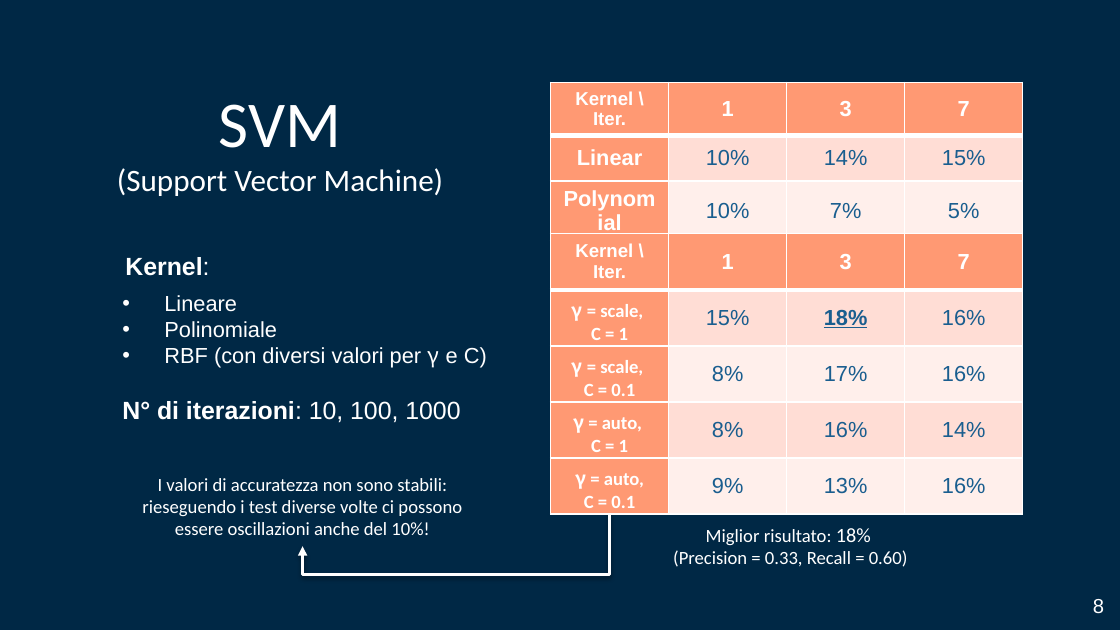
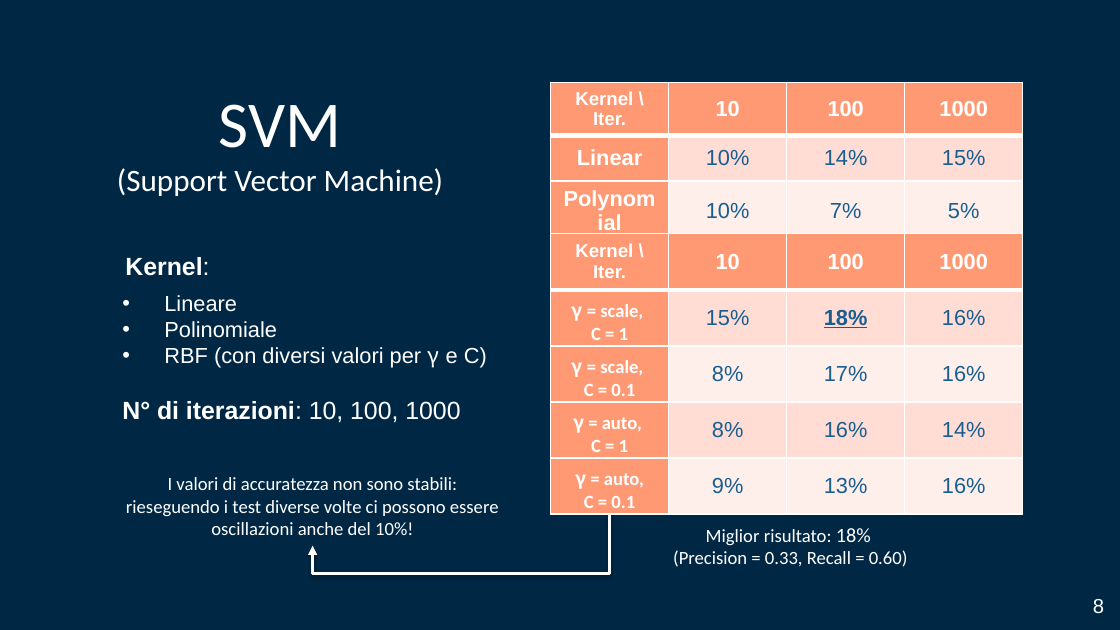
Before and after one commit to alessiabodini/FoodRecognition, a slide deck: slide 8 of Food Recognition.pptx. Drawn at 1120x630 pixels with LibreOffice and Linux fonts; fonts in the diff are those of the drawing. Boxes give left, top, right and bottom in pixels: in the first picture for what was removed or moved away, otherwise in the second. Text is boxed around its words. In the diff, an @@ line names an element or a change of style, - is before the commit and + after.

Commit message:
Updated presentation

```diff
--- a/Food Recognition.pptx
+++ b/Food Recognition.pptx
@@ table at [551,83,1021,223] @@
-row 1: Kernel \ Iter. | 1 | 3 | 7
+row 1: Kernel \ Iter. | 10 | 100 | 1000
@@ table at [551,234,1021,518] @@
-row 1: Kernel \ Iter. | 1 | 3 | 7
+row 1: Kernel \ Iter. | 10 | 100 | 1000
@@ text "I valori di accuratezza non ..." rewrapped from [142,478,462,535] to [126,477,499,535] @@
@@ elbow arrow moved from (609, 498) - (302, 547) to (609, 498) - (312, 545) @@
```
Also in this commit, not shown: 2 other slides changed, 1 other file.
